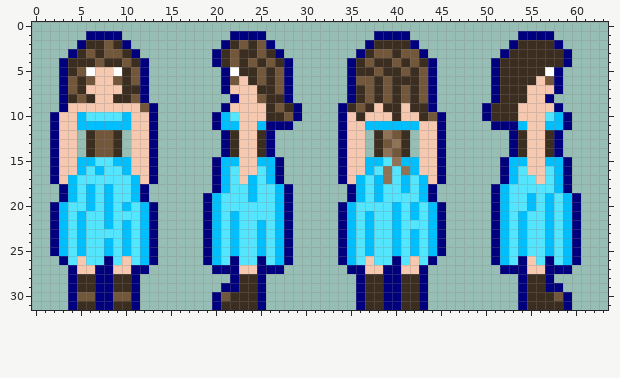
Pixel-art sprite, stored at Concept Art/Huntress Concept.png. The picture above is the old version.
The file is 256x128 pixels, drawn in blocks of 4x4; one block is one cell here.
And afterwards:
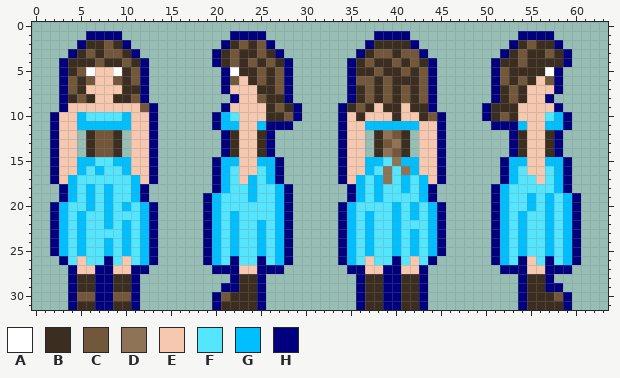
Palette (. is transparent): A #ffffff  B #3b2d1f  C #73573b  D #8f7357  E #f6c8af  F #55e6ff  G #00bfff  H #00007f
What changed:
Changed rows in their new state; - is an unchanged pixel.
first column x 52:
 2 ---C--
 3 --C--C
 4 --C---
 5 C-----
 6 C-C---
 7 -C----
 8 -C----
10 C-----
Boxes around the changes in both pictures, in picture pixels (x1, y1, x2, y2):
changed: (500, 40, 554, 121)
